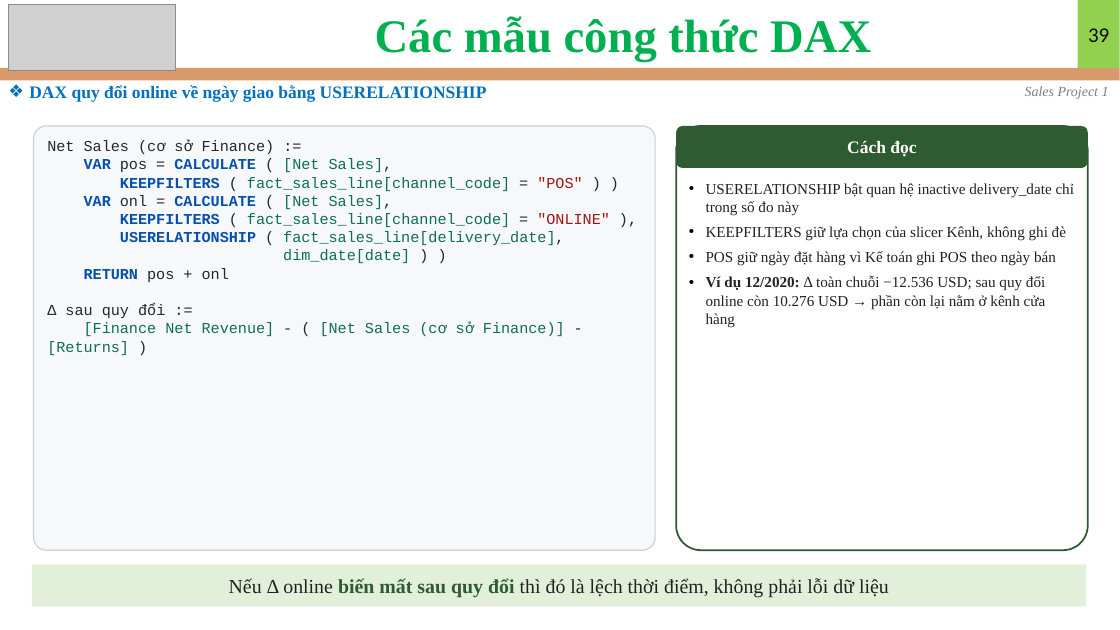
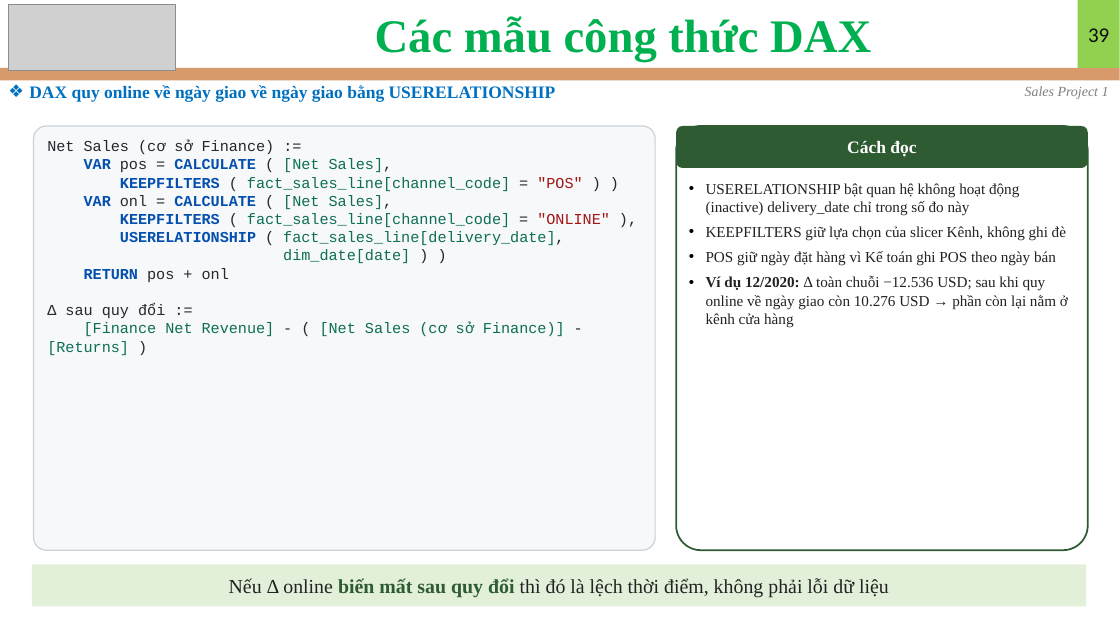
Before and after one commit to nguyennguyenphuc/eDA-Mentor, a slide deck: slide 39 of Sales/Sales Data/Project 1/Slide_Project_1.pptx. Drawn at 1120x630 pixels with LibreOffice and Linux fonts; fonts in the diff are those of the drawing; grey boxes stand for pictures. Boxes give left, top, right and bottom in pixels: in the first picture for what was removed or moved away, otherwise in the second. Text is boxed around its words. In the diff, an @@ line names an element or a change of style, - is before the commit and + after.

```diff
--- a/Sales/Sales Data/Project 1/Slide_Project_1.pptx
+++ b/Sales/Sales Data/Project 1/Slide_Project_1.pptx
@@ text at (x1=29, y1=85, x2=556, y2=102): text changed @@
-❖ DAX quy đổi online về ngày giao bằng USERELATIONSHIP
+❖ DAX quy online về ngày giao về ngày giao bằng USERELATIONSHIP
@@ text at (x1=706, y1=183, x2=1019, y2=216): text changed @@
-• USERELATIONSHIP bật quan hệ inactive delivery_date chỉ trong số đo này
+• USERELATIONSHIP bật quan hệ không hoạt động (inactive) delivery_date chỉ trong số đo này
@@ text at (x1=706, y1=275, x2=1068, y2=328): text changed @@
-• Ví dụ 12/2020: Δ toàn chuỗi −12.536 USD; sau quy đổi online còn 10.276 USD → phần còn lại nằm ở kênh cửa hàng
+• Ví dụ 12/2020: Δ toàn chuỗi −12.536 USD; sau khi quy online về ngày giao còn 10.276 USD → phần còn lại nằm ở kênh cửa hàng
```
Also in this commit, not shown: 39 other slides changed, 24 other files.
